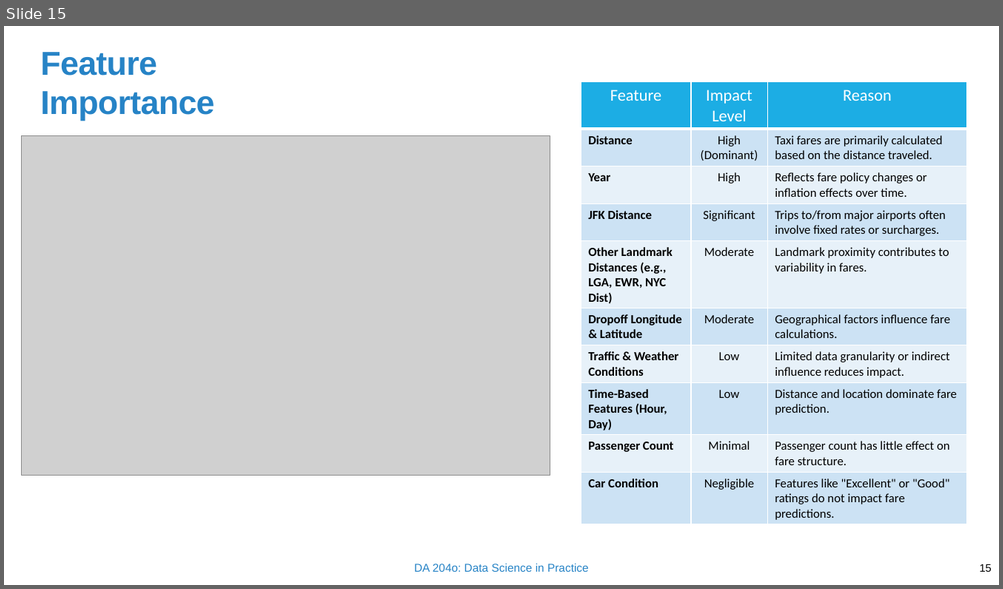
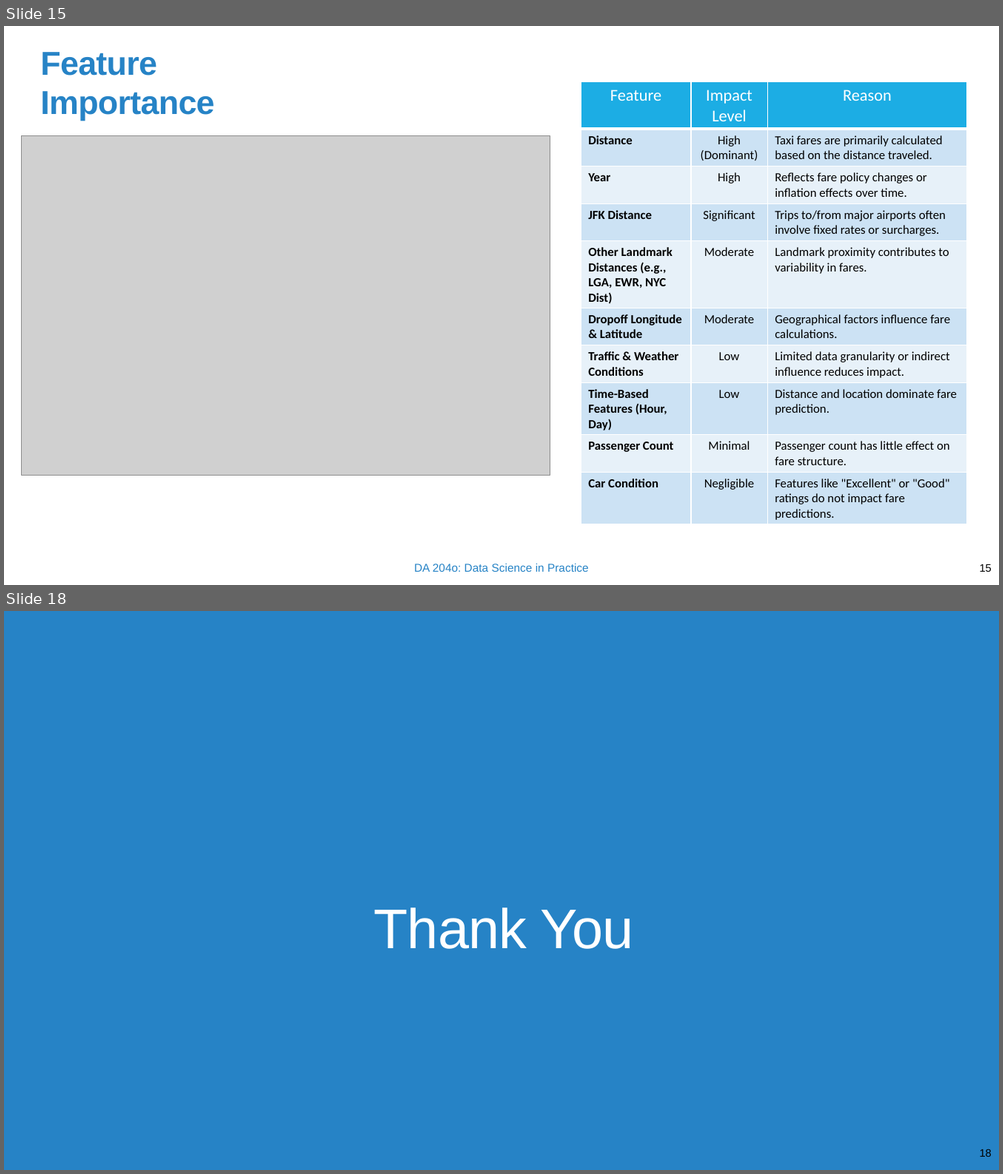
Before and after one commit to aravindsreekumar28/TaxiFare-Forecast, a slide deck: TaxiFare Forecast – Enhancing Fare Accuracy with Machine Learning.pptx. Shown one above the other, each under a label of ours: slide 15 before the commit, slides 15 and 18 after it; the slides between them are not shown. The pictures are 1003x589 and 1003x1174 pixels, drawn with LibreOffice and Linux fonts; fonts in the diff are those of the drawing; grey boxes stand for pictures. Boxes give left, top, right and bottom in pixels: in the first picture for what was removed or moved away, otherwise in the second. Text is boxed around its words. In the diff, an @@ line names an element or a change of style, - is before the commit and + after.

```diff
--- a/TaxiFare Forecast – Enhancing Fare Accuracy with Machine Learning.pptx
+++ b/TaxiFare Forecast – Enhancing Fare Accuracy with Machine Learning.pptx
@@ slide 18 added at [4,611,999,1170], background #2683C6 @@
@@ title added at [374,908,634,949], 54 pt, text #FFFFFF @@
+Thank You
@@ page number added at [979,1149,991,1157], 10.5 pt, text #000000 @@
+18
```
Also in this commit, not shown: 8 slides changed, 1 other file.
